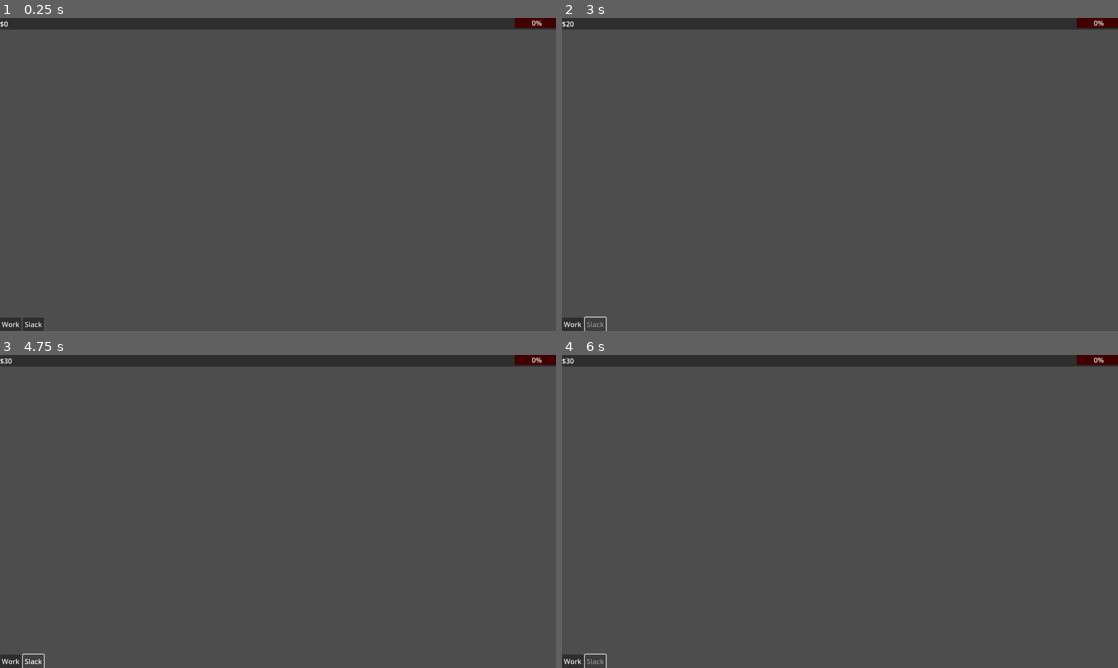
Above: before the commit, frames 1-4 (two rows, left to right).
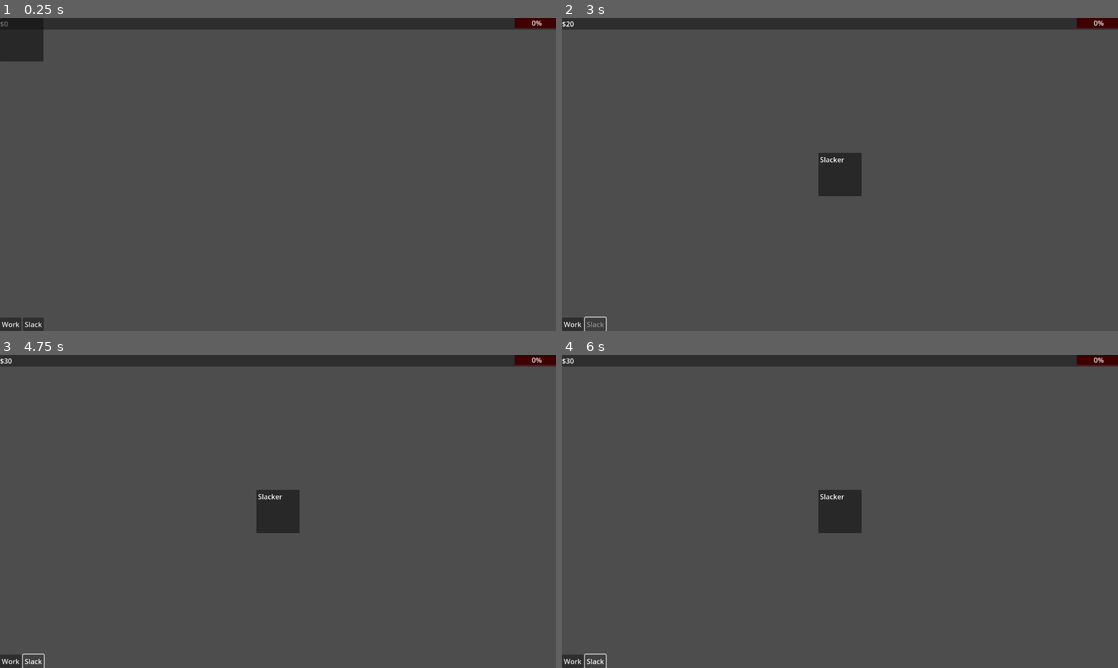
Above: after the commit, the same moments.

Repository: lmchoi/alt-f-this
Game: Godot game, scene res://scenes/game_ui.tscn
Two runs of this game, one before a commit and one after it. Both use one fixed random seed, a clock stepped at 60 frames per second and the inputs below.
Inputs:
- Up to frame 1 (0.25 s): no input
- Up to frame 2 (3 s): click "Slack" at 0.5 s; click "Work" at 1.25 s; click "Work" at 2 s; click "Slack" at 2.75 s
- Up to frame 3 (4.75 s): click "Work" at 3.5 s; click "Slack" at 4.25 s
- Up to frame 4 (6 s): tap Enter at 5 s; tap Space at 5.75 s

The runs differ from the first frame. In frame 1, 0.8% of the frame differs, in the area x 0-8%, y 0-14%; in frame 2, 1.1%; in frame 3, 1.1%; in frame 4, 1.1%, in the area x 4-54%, y 43-99%.

Commit message:
Add event popup to show slacker message

Diff:
--- /dev/null
+++ b/scenes/event_popup.gd
@@ -0,0 +1,5 @@
+extends PopupPanel
+
+func show_event(text: String):
+  $EventMessage.text = text
+  popup_centered()
--- /dev/null
+++ b/scenes/event_popup.tscn
@@ -0,0 +1,13 @@
+[gd_scene load_steps=2 format=3 uid="uid://b5nqygpy3h33x"]
+
+[ext_resource type="Script" uid="uid://cfgmagjgs0vvn" path="res://scenes/event_popup.gd" id="1_fu0u0"]
+
+[node name="EventPopup" type="PopupPanel"]
+visible = true
+script = ExtResource("1_fu0u0")
+
+[node name="EventMessage" type="Label" parent="."]
+offset_left = 4.0
+offset_top = 4.0
+offset_right = 96.0
+offset_bottom = 96.0
--- a/scenes/game_ui.gd
+++ b/scenes/game_ui.gd
@@ -20,6 +20,8 @@
 	# TODO more generic function to update chaos
 	# TODO can't go below 0
 	PlayerState.increase_chaos(-10)
+	$EventPopup.show_event("Slacker")
+
 
 func _update_chaos_level(new_amount: int):
 	chaos_bar.value = new_amount
--- a/scenes/game_ui.tscn
+++ b/scenes/game_ui.tscn
@@ -1,8 +1,9 @@
-[gd_scene load_steps=6 format=3 uid="uid://bkcqc3g6mk6ky"]
+[gd_scene load_steps=7 format=3 uid="uid://bkcqc3g6mk6ky"]
 
 [ext_resource type="Script" uid="uid://ccibd5kcuisnk" path="res://scenes/game_ui.gd" id="1_yubou"]
 [ext_resource type="Script" uid="uid://o4uecgfegpr2" path="res://scripts/ui/action_button.gd" id="2_rns2u"]
 [ext_resource type="Script" uid="uid://di3ejf3ytuwkn" path="res://scripts/ui/money_label.gd" id="2_u001w"]
+[ext_resource type="PackedScene" uid="uid://b5nqygpy3h33x" path="res://scenes/event_popup.tscn" id="4_u2dgd"]
 
 [sub_resource type="StyleBoxFlat" id="StyleBoxFlat_rns2u"]
 bg_color = Color(0.25098, 0, 0, 1)
@@ -54,3 +55,5 @@
 text = "Slack"
 script = ExtResource("2_rns2u")
 metadata/_custom_type_script = "uid://o4uecgfegpr2"
+
+[node name="EventPopup" parent="." instance=ExtResource("4_u2dgd")]
Not shown, added: scenes/event_popup.gd.uid
